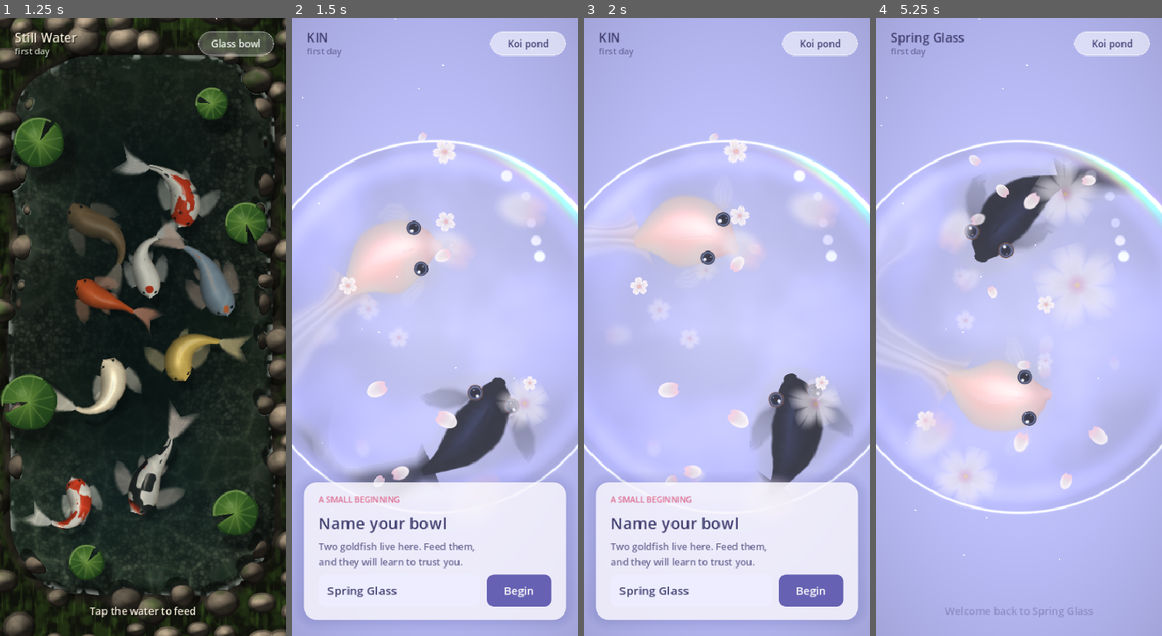
Above: before the commit, frames 1-4 (left to right).
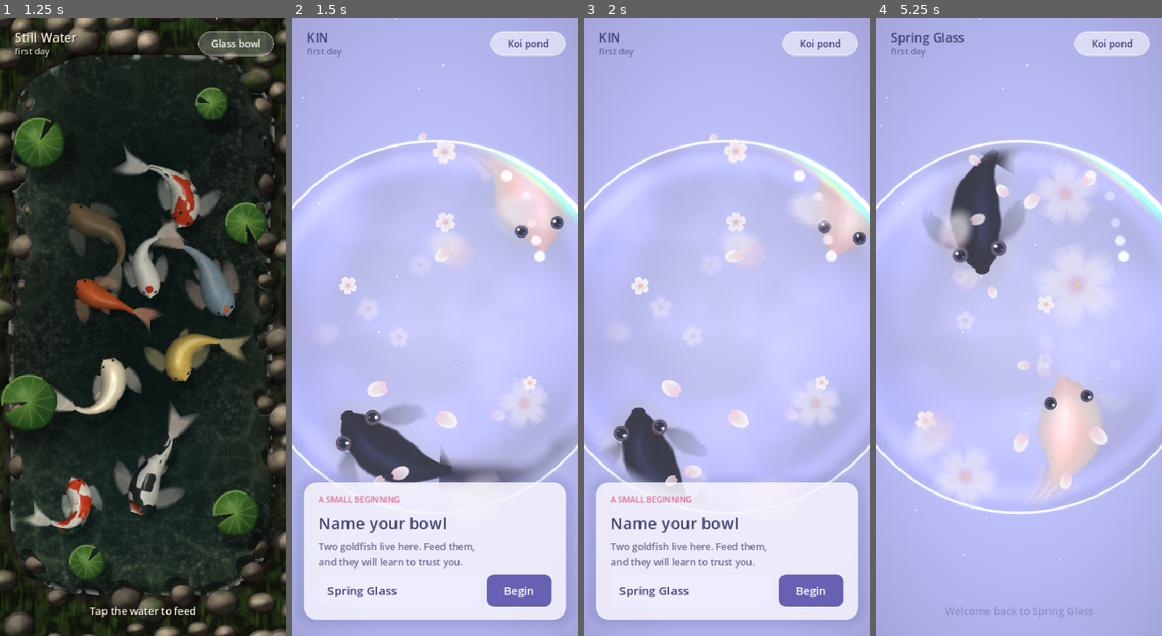
Above: after the commit, the same moments.

Repository: aeiouvcode/kin-living-pond
Game: Godot game, scene res://main.tscn
The game is run twice, just before and just after one commit, with the same random seed, the same clock (stepped at 60 frames per second) and the same inputs.
Inputs:
- Up to frame 1 (1.25 s): click "Begin" at 0.5 s
- Up to frame 2 (1.5 s): click "Glass bowl" at 1.25 s
- Up to frame 3 (2 s): no input
- Up to frame 4 (5.25 s): click "Begin" at 2 s; click "Koi pond" at 2.75 s; click "Glass bowl" at 3.5 s; click "Koi pond" at 4.25 s; click "Glass bowl" at 5 s

Frame 1 is identical in both runs. In frame 2, 13% of the frame differs, in the area x 0-98%, y 22-76%; in frame 3, 11%; in frame 4, 11%.

Commit message:
KIN cycle 10: whole-body fish separation, slimmer ryukin with longer veil

Diff:
--- a/godot/bowl.gd
+++ b/godot/bowl.gd
@@ -265,7 +265,7 @@
 
 func _build_fish() -> void:
 	var defs = [
-		{"name": "Momo", "kind": 0, "len": 104.0, "w": 62.0, "tail": 185.0, "bold": 0.45},
+		{"name": "Momo", "kind": 0, "len": 108.0, "w": 55.0, "tail": 215.0, "bold": 0.45},
 		{"name": "Kuro", "kind": 1, "len": 124.0, "w": 44.0, "tail": 160.0, "bold": 0.75},
 	]
 	var s = _fish_scale()
--- a/godot/goldfish.gd
+++ b/godot/goldfish.gd
@@ -167,15 +167,23 @@
 			continue
 		# Compare against the other fish's mid-body, not just its head, and add a
 		# gentle positional nudge so the two never swim through each other.
-		var om: Vector2 = o.spine[N / 2] if o.spine.size() == N else o.pos
-		for q in [o.pos, om]:
-			var dv: Vector2 = pos - q
-			var dd = dv.length()
-			var r2 = (length + o.length) * 0.6
-			if dd < r2 and dd > 0.01:
-				var push = 1.0 - dd / r2
-				desire += dv / dd * push * 3.0
-				pos += dv / dd * push * push * 30.0 * dt
+		# Check head, mid-body and rear body on both fish: at desktop scale the
+		# bodies are long, and head-only checks let one fish slide over the
+		# other's back.
+		if o.spine.size() != N or spine.size() != N:
+			continue
+		var mine = [pos, spine[N / 2], spine[N - 3]]
+		var theirs = [o.pos, o.spine[N / 2], o.spine[N - 3]]
+		var r2 = (width + o.width) * 0.62 + (length + o.length) * 0.12
+		for mi in 3:
+			for q in theirs:
+				var dv: Vector2 = mine[mi] - q
+				var dd = dv.length()
+				if dd < r2 and dd > 0.01:
+					var push = 1.0 - dd / r2
+					var wgt = 1.0 if mi == 0 else 0.6
+					desire += dv / dd * push * 3.0 * wgt
+					pos += dv / dd * push * 70.0 * dt * wgt
 	var want_h = desire.angle() if desire.length() > 0.01 else heading
 	var dh = wrapf(want_h - heading, -PI, PI)
 	var mt = turn_rate * dt
Not shown, changed: godot/CHECKPOINT.md
Not shown, changed: godot/CURRENT_TASK.md
